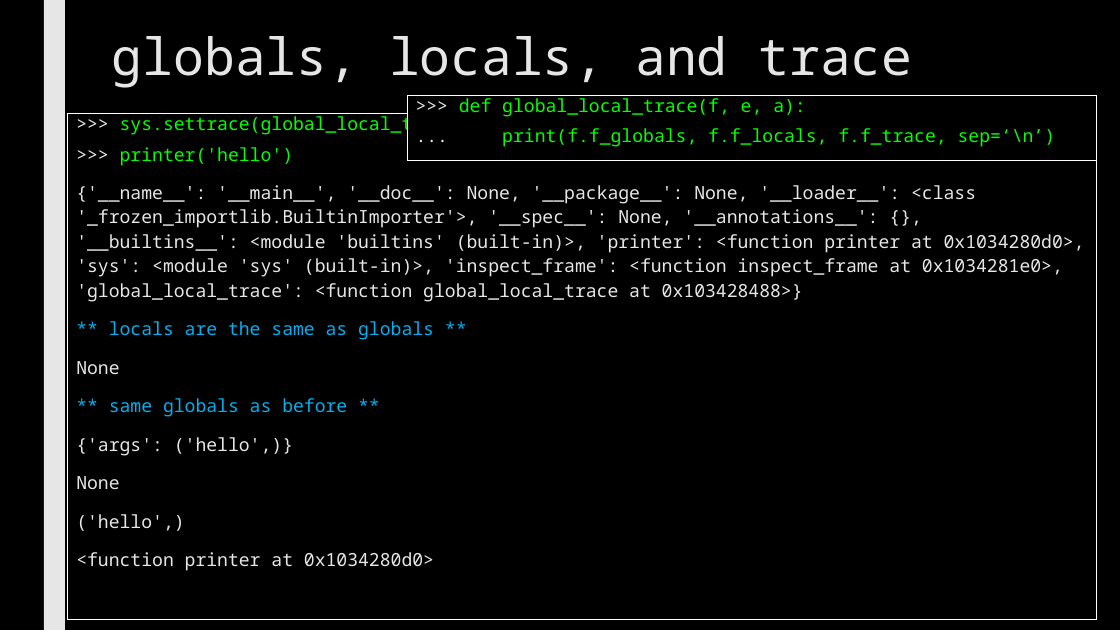
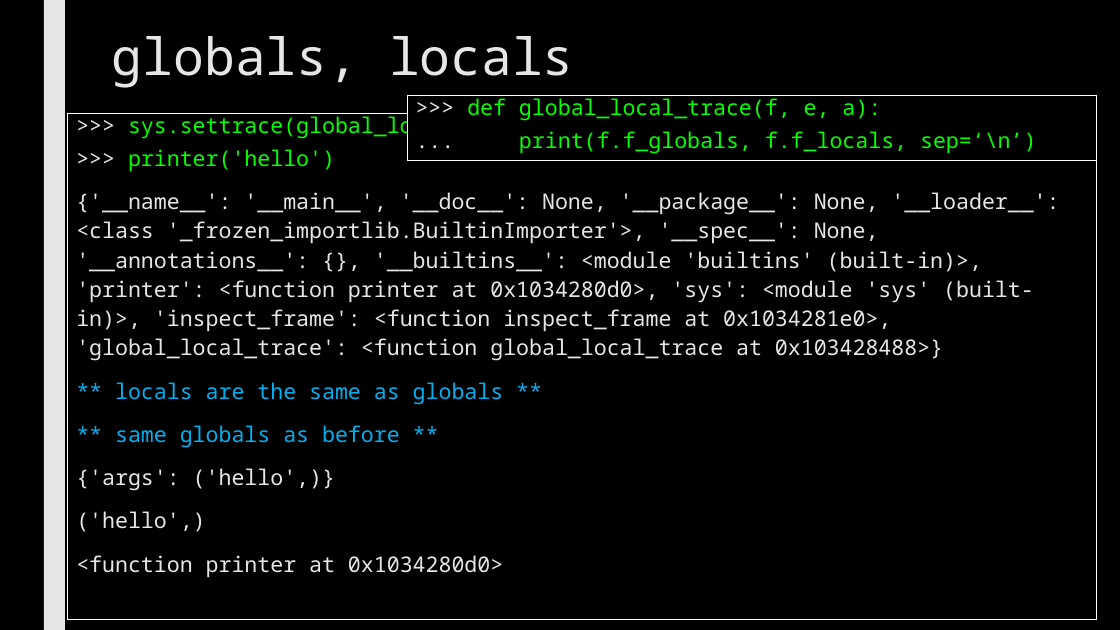
Before and after one commit to max7patek/metaprogramming, a slide deck: slide 12 of slides/06-PythonReflection.pptx (slide 10 before the commit). Drawn at 1120x630 pixels with LibreOffice and Linux fonts; fonts in the diff are those of the drawing. Boxes give left, top, right and bottom in pixels: in the first picture for what was removed or moved away, otherwise in the second. Text is boxed around its words. In the diff, an @@ line names an element or a change of style, - is before the commit and + after.

```diff
--- a/slides/06-PythonReflection.pptx
+++ b/slides/06-PythonReflection.pptx
@@ title at (112,36,574,88): text changed @@
-globals, locals, and trace
+globals, locals
@@ rectangle ">>> sys.settrace(global_local_trace)" at (68,114,1097,620): size 15.5 to 18.5 pt @@
@@ text in rectangle at (467,95,881,121): size 15.5 to 18.5 pt in ">>> def global_local_trace(f, e, a):" @@
@@ text in rectangle at (519,131,1036,154): text changed; size 15.5 to 18.5 pt @@
-... print(f.f_globals, f.f_locals, f.f_trace, sep=‘\n’)
+... print(f.f_globals, f.f_locals, sep=‘\n’)
@@ text in rectangle at (76,361,119,374): paragraph removed @@
-None
@@ text in rectangle at (76,476,119,489): paragraph removed @@
-None
```
Also in this commit, not shown: 12 other slides changed, 3 slides added.
